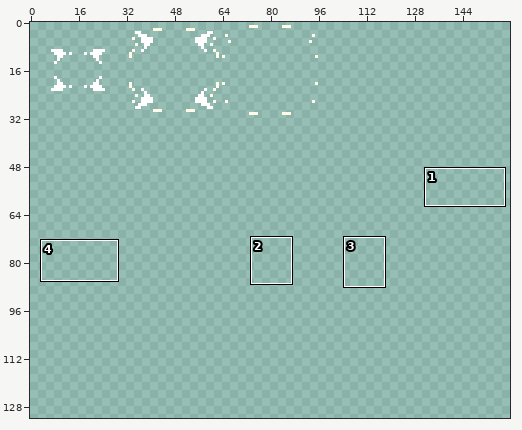
Two states of a sprite sheet, Content/Images/HUD/Animations/basic.png. Above: a wide view before the commit, with the close-up outlined.
Close-up. First the earlier version:
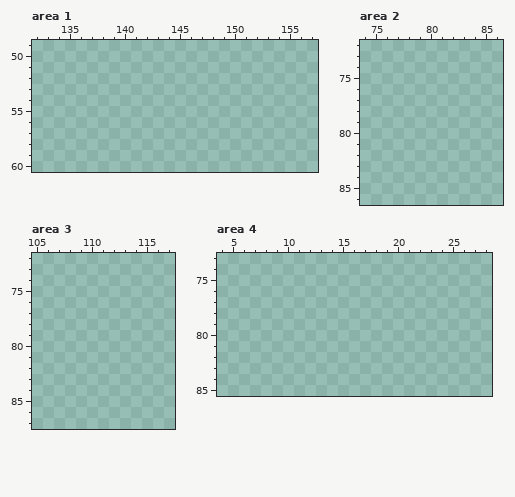
The file is 320x320 pixels, drawn in blocks of 2x2; one block is one cell here. Shown: area 1: x 132..157, y 49..60; area 2: x 74..86, y 72..86; area 3: x 105..117, y 72..87; area 4: x 4..28, y 73..85. The wide view leaves out empty margins. The commit also changed other parts of the picture, which this record leaves out.
New version:
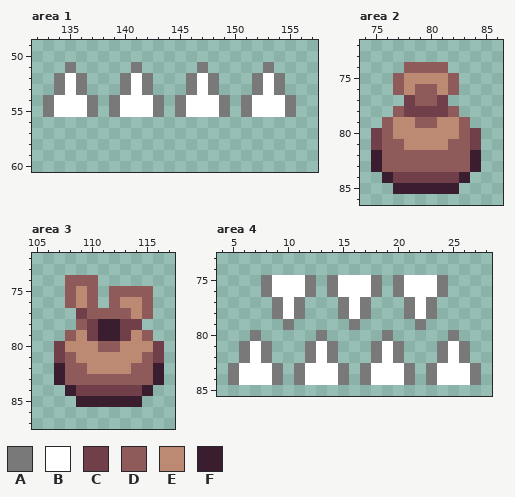
Palette (. is transparent): A #797979  B #ffffff  C #703f49  D #8f5a5a  E #bc8a73  F #3a1e30
Difference:
--- area 1
@@ x 132..157 @@
 50 ..........................
-51 ..........................
-52 ..........................
-53 ..........................
-54 ..........................
-55 ..........................
+51 ...A.....A.....A.....A....
+52 ..ABA...ABA...ABA...ABA...
+53 ..ABA...ABA...ABA...ABA...
+54 .ABBBA.ABBBA.ABBBA.ABBBA..
+55 .ABBBA.ABBBA.ABBBA.ABBBA..
 56 ..........................
--- area 2
@@ x 74..86 @@
 73 .............
-74 .............
-75 .............
-76 .............
-77 .............
-78 .............
-79 .............
-80 .............
-81 .............
-82 .............
-83 .............
-84 .............
-85 .............
+74 ....DDDD.....
+75 ...DEEEED....
+76 ...DEDDED....
+77 ....CDDC.....
+78 ...DCCCCD....
+79 ..DEEDDEED...
+80 .CDEEEEEEDC..
+81 .CDDEEEEDDC..
+82 .FDDDDDDDDF..
+83 .FDDDDDDDDF..
+84 ..FCCCCCCF...
+85 ...FFFFFF....
 86 .............
--- area 3
@@ x 105..117 @@
 73 .............
-74 .............
-75 .............
-76 .............
-77 .............
-78 .............
-79 .............
-80 .............
-81 .............
-82 .............
-83 .............
-84 .............
-85 .............
+74 ...DDD.......
+75 ...DED.DDDD..
+76 ...DED.DEED..
+77 ....CDDDDED..
+78 ....DCFFCC...
+79 ...DECFFCED..
+80 ..CEEEDDEEEC.
+81 ..CDEEEEEEDC.
+82 ..FDDEEEEDDF.
+83 ..FDDDDDDDDF.
+84 ...FCCCCCCF..
+85 ....FFFFFF...
 86 .............
--- area 4
@@ x 4..28 @@
 74 .........................
-75 .........................
-76 .........................
-77 .........................
-78 .........................
-79 .........................
-80 .........................
-81 .........................
-82 .........................
-83 .........................
-84 .........................
+75 ....ABBBA.ABBBA.ABBBA....
+76 ....ABBBA.ABBBA.ABBBA....
+77 .....ABA...ABA...ABA.....
+78 .....ABA...ABA...ABA.....
+79 ......A.....A.....A......
+80 ...A.....A.....A.....A...
+81 ..ABA...ABA...ABA...ABA..
+82 ..ABA...ABA...ABA...ABA..
+83 .ABBBA.ABBBA.ABBBA.ABBBA.
+84 .ABBBA.ABBBA.ABBBA.ABBBA.
 85 .........................
Where, in picture pixels (left, top, right, bottom), the same in both close-ups:
added: (43, 62, 296, 117)
added: (371, 62, 481, 194)
added: (54, 275, 164, 407)
added: (228, 275, 481, 385)
